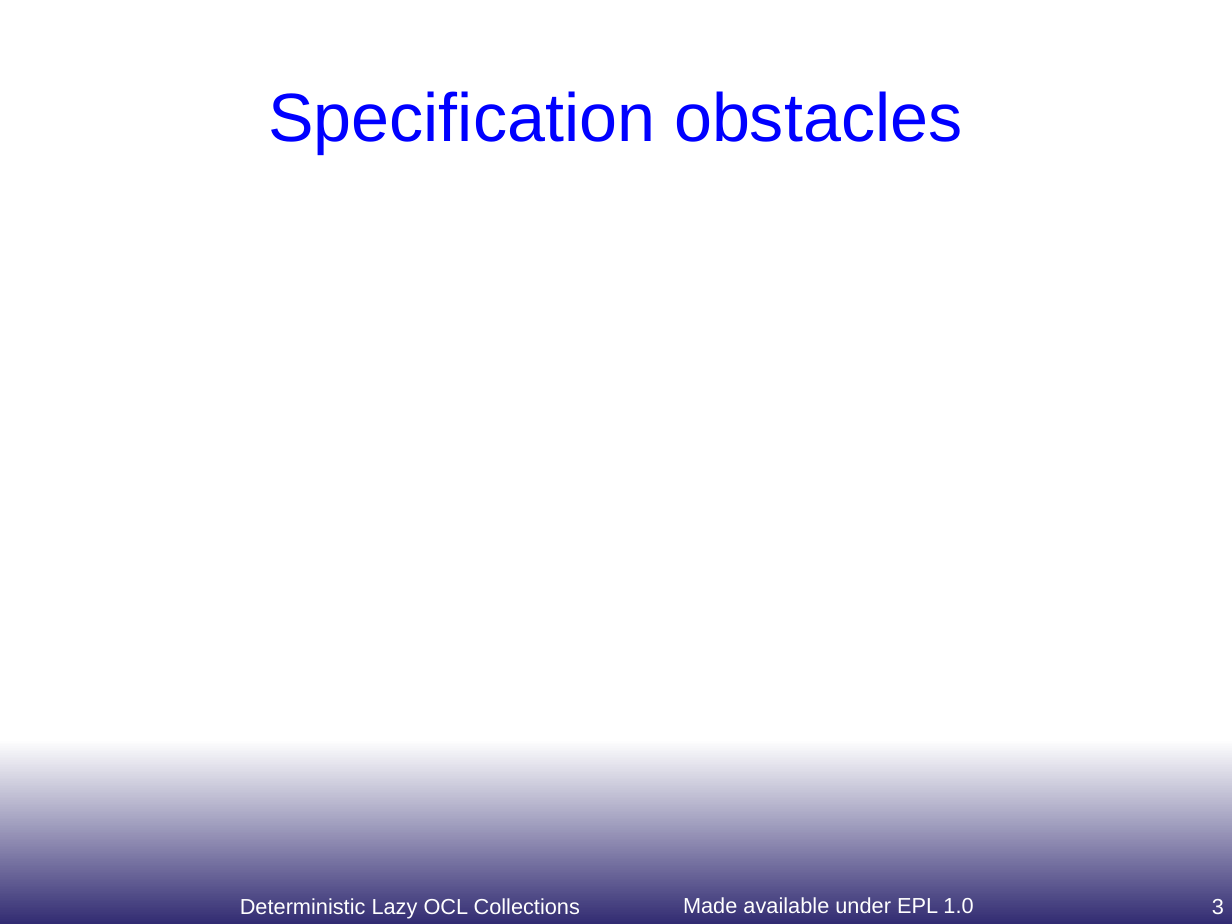
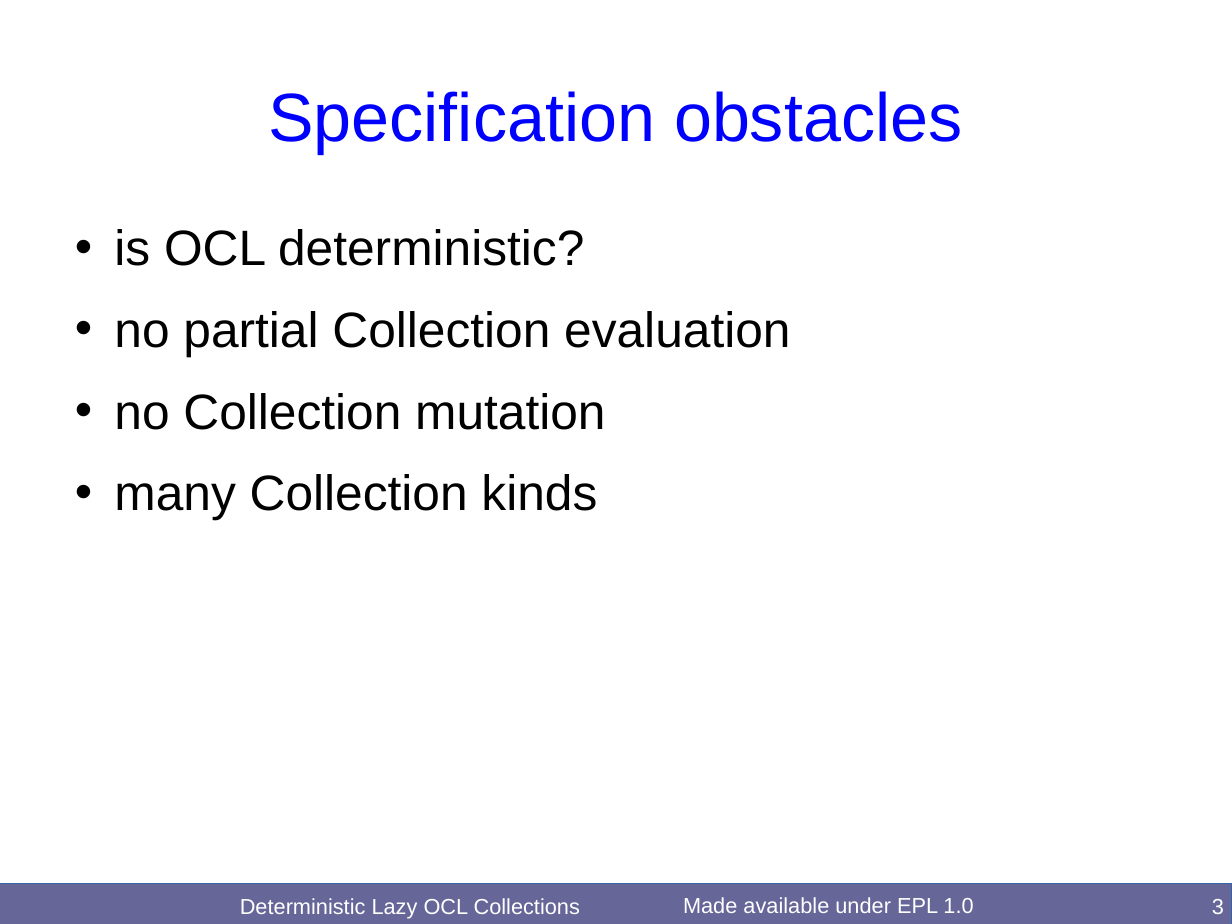
Before and after one commit to eclipse-ocl/ocl-website, a slide deck: slide 3 of ocl/docs/publications/OCL2017Evaluation/LazyDeterminism.odp. Drawn at 1232x924 pixels with LibreOffice and Linux fonts; fonts in the diff are those of the drawing. Boxes give left, top, right and bottom in pixels: in the first picture for what was removed or moved away, otherwise in the second. Text is boxed around its words. In the diff, an @@ line names an element or a change of style, - is before the commit and + after.

Commit message:
[ocl] OCL 2017 workshop on Lazy Deterministic Collections (slides))

```diff
--- a/ocl/docs/publications/OCL2017Evaluation/LazyDeterminism.odp
+++ b/ocl/docs/publications/OCL2017Evaluation/LazyDeterminism.odp
@@ background gradient #FFFFFF to #322C72 to #FFFFFF @@
@@ text added at (114,229,790,520), 32 pt, text #000000 @@
+• is OCL deterministic?
+• no partial Collection evaluation
+• no Collection mutation
+• many Collection kinds
@@ rectangle added at (0,884,1232,924), fill #666699, outline #3465A4 0 pt @@
```
Also in this commit, not shown: 28 other slides changed, 1 other file.
